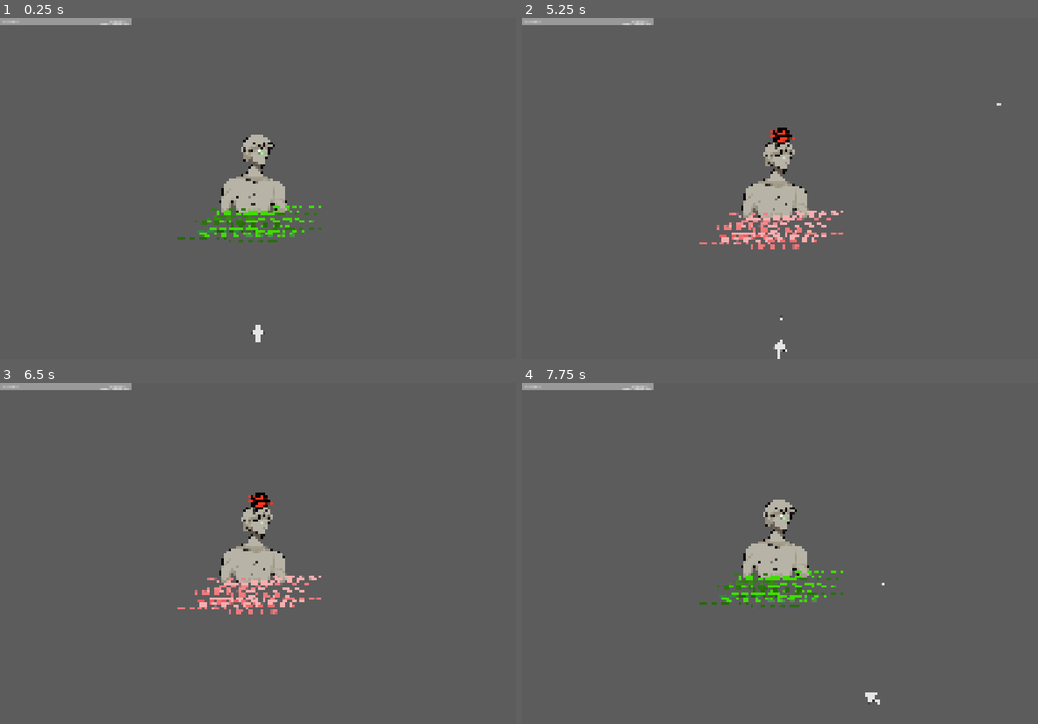
Above: before the commit, frames 1-4 (two rows, left to right).
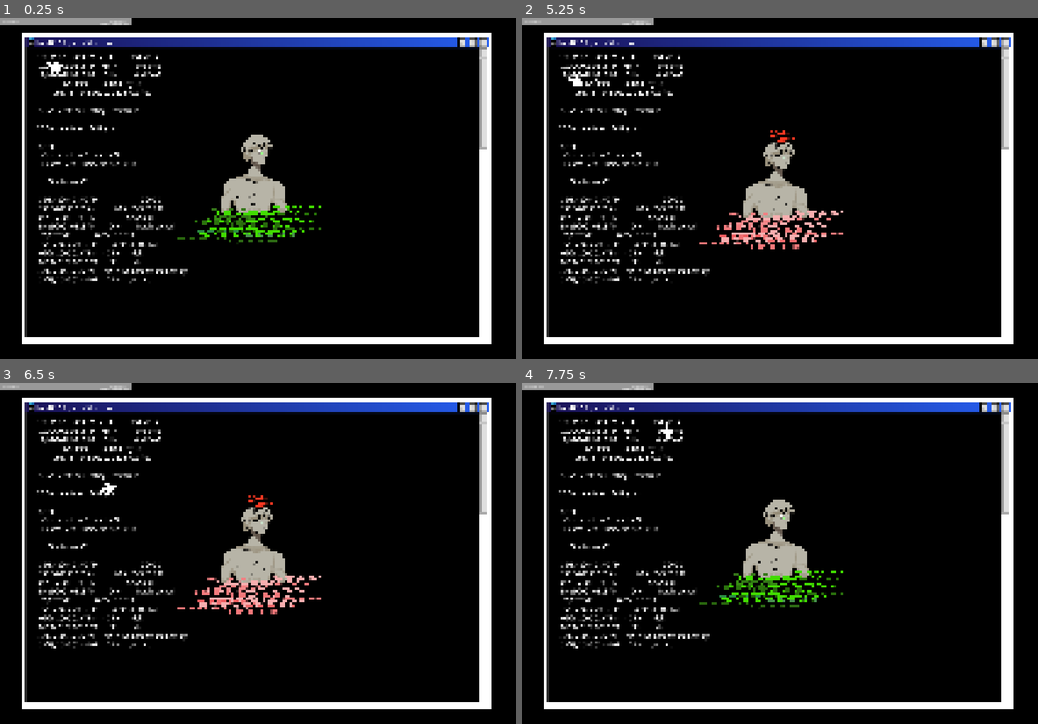
Above: after the commit, the same moments.

Repository: HaroldHuynh/2026GameJam
Game: Godot game, scene res://levels/level_1.tscn
The game is run twice, just before and just after one commit, with the same random seed, the same clock (stepped at 60 frames per second) and the same inputs. This scene is started directly instead of the project's main scene.
Inputs (mouse positions are in pixels of both pictures, inside the frame that each line leads up to):
- Up to frame 1 (0.25 s): no input
- Up to frame 2 (5.25 s): tap Enter at 0.5, 1.35, 2.85, 4.35 s; move the mouse to (893, 171) at 0.52 s; hold D (right) 0.53-1.28 s; tap Space (attack) every 1.5 s from 0.6 to 5.1 s; move the mouse to (676, 205) at 1.27 s; hold S (down) 1.28-2.03 s; move the mouse to (831, 113) at 2.02 s; hold D (right) 2.03-2.78 s; move the mouse to (754, 256) at 2.77 s; hold W (up) 2.78-3.53 s; move the mouse to (934, 239) at 3.52 s; hold A (left) 3.53-5.03 s; move the mouse to (625, 137) at 4.27 s; move the mouse to (805, 188) at 5.02 s; hold S (down) from 5.03 s (still down)
- Up to frame 3 (6.5 s): move the mouse to (180, 468) at 5.77 s; release S (down) at 5.78 s; hold D (right) from 5.78 s (still down); tap Enter at 5.85 s
- Up to frame 4 (7.75 s): move the mouse to (893, 536) at 6.52 s; release D (right) at 6.53 s; hold W (up) 6.53-7.28 s; tap Space (attack) at 6.6 s; move the mouse to (676, 570) at 7.27 s; hold D (right) from 7.28 s (still down); tap Enter at 7.35 s

The runs differ from the first frame. In frame 1, 96% of the frame differs, in the area x 0-100%, y 0-100%; in frame 2, 96%; in frame 3, 96%; in frame 4, 96%.

Commit message:
set background for level 1 and clamp player to window bounds

Diff:
--- a/levels/boss.gd
+++ b/levels/boss.gd
@@ -54,6 +54,8 @@
 	$AnimatedSprite2D.play("default")
 	is_attacking = false
 
+func die():
+	pass
 
 func _on_area_2d_body_entered(body: Node2D) -> void:
 	hit_player.emit()
--- a/levels/level_1.tscn
+++ b/levels/level_1.tscn
@@ -2,6 +2,7 @@
 
 [ext_resource type="Script" uid="uid://3jn1e706500q" path="res://levels/level_1.gd" id="1_btoec"]
 [ext_resource type="PackedScene" uid="uid://c2dqr0dnn03ws" path="res://player/bullet_manager.tscn" id="1_kx6l7"]
+[ext_resource type="Texture2D" uid="uid://bgj85f6wjdexa" path="res://levels/terminalBg.png" id="2_3sk1a"]
 [ext_resource type="PackedScene" uid="uid://bx76wcvt7v6l5" path="res://player/player.tscn" id="2_n46q3"]
 [ext_resource type="PackedScene" uid="uid://d2ha4w2gxcjv3" path="res://levels/michelangelo.tscn" id="4_kx6l7"]
 [ext_resource type="PackedScene" uid="uid://srh4x4fiq4x1" path="res://player/game_over.tscn" id="5_n46q3"]
@@ -9,10 +10,46 @@
 [ext_resource type="PackedScene" uid="uid://dh5ejpp7j3alx" path="res://pause menu/pause menu.tscn" id="7_l53as"]
 [ext_resource type="PackedScene" uid="uid://ly1s4rhvrcxn" path="res://player/level_up_window.tscn" id="8_l53as"]
 
-[sub_resource type="QuadMesh" id="QuadMesh_s7pw8"]
+[sub_resource type="StyleBoxFlat" id="StyleBoxFlat_3sk1a"]
+bg_color = Color(0, 0, 0, 1)
+
+[sub_resource type="StyleBoxTexture" id="StyleBoxTexture_2pwte"]
+texture = ExtResource("2_3sk1a")
+
+[sub_resource type="CanvasTexture" id="CanvasTexture_3sk1a"]
 
 [node name="terminal-level" type="Node2D" unique_id=1212829906]
 script = ExtResource("1_btoec")
+
+[node name="CanvasLayer" type="CanvasLayer" parent="." unique_id=2098342004]
+layer = -2
+
+[node name="Panel" type="Panel" parent="CanvasLayer" unique_id=405373508]
+anchors_preset = 15
+anchor_right = 1.0
+anchor_bottom = 1.0
+grow_horizontal = 2
+grow_vertical = 2
+scale = Vector2(10000, 10000)
+theme_override_styles/panel = SubResource("StyleBoxFlat_3sk1a")
+metadata/_edit_use_anchors_ = true
+
+[node name="CanvasLayer2" type="CanvasLayer" parent="." unique_id=1858281326]
+layer = -1
+
+[node name="Panel" type="Panel" parent="CanvasLayer2" unique_id=177523901]
+z_index = -1
+anchors_preset = 15
+anchor_right = 1.0
+anchor_bottom = 1.0
+offset_left = 130.63
+offset_top = 88.0
+offset_right = 130.62988
+offset_bottom = 88.0
+grow_horizontal = 2
+grow_vertical = 2
+scale = Vector2(0.91, 0.91)
+theme_override_styles/panel = SubResource("StyleBoxTexture_2pwte")
 
 [node name="BulletManager" parent="." unique_id=1162069898 instance=ExtResource("1_kx6l7")]
 
@@ -20,30 +57,30 @@
 
 [node name="MeshInstance2D" type="MeshInstance2D" parent="." unique_id=484804871]
 modulate = Color(0.5625185, 0.56694263, 0.57071996, 0.23529412)
-position = Vector2(43, -935)
-scale = Vector2(4012, 2490.603)
-mesh = SubResource("QuadMesh_s7pw8")
-metadata/_edit_lock_ = true
+position = Vector2(1326, 791)
+rotation = 3.1415927
+scale = Vector2(-3141.159, 1950)
+texture = SubResource("CanvasTexture_3sk1a")
 
 [node name="Node2D" type="Node2D" parent="." unique_id=1858376204]
-position = Vector2(0, -387)
+position = Vector2(1326, 1354.0001)
 
 [node name="Michelangelo" parent="." unique_id=1819540606 instance=ExtResource("4_kx6l7")]
-position = Vector2(-53, -939)
-laser_every_seconds = null
-bomb_every_seconds = null
-warning_seconds = null
+position = Vector2(1273, 802.0001)
 
 [node name="GameOver" parent="." unique_id=585318248 instance=ExtResource("5_n46q3")]
+visible = false
 
 [node name="Hud" parent="." unique_id=731691075 instance=ExtResource("7_gwceb")]
 
 [node name="Camera2D" type="Camera2D" parent="." unique_id=1870320940]
-position = Vector2(2, -943)
+position = Vector2(1328, 798.0001)
 zoom = Vector2(0.9, 0.9)
 
 [node name="PauseMenu" parent="." unique_id=1216728580 instance=ExtResource("7_l53as")]
+visible = false
 
 [node name="LevelUpWindow" parent="." unique_id=251276580 instance=ExtResource("8_l53as")]
+visible = false
 
 [connection signal="shoot" from="player" to="BulletManager" method="_on_player_shoot"]
--- a/player/player.gd
+++ b/player/player.gd
@@ -35,7 +35,7 @@
 	velocity = direction.normalized() * speed
 
 	#limit movement to window size
-	position = position.clamp(Vector2(-3000, -3000), Vector2(6000, 6000))
+	position = position.clamp(Vector2(-110, -60), Vector2(2700, 1700))
 
 	#shooting
 	if Input.is_key_pressed(KEY_SPACE) and can_shoot:
Binary file added: levels/terminalBg.png
Not shown, added: levels/terminalBg.png.import
